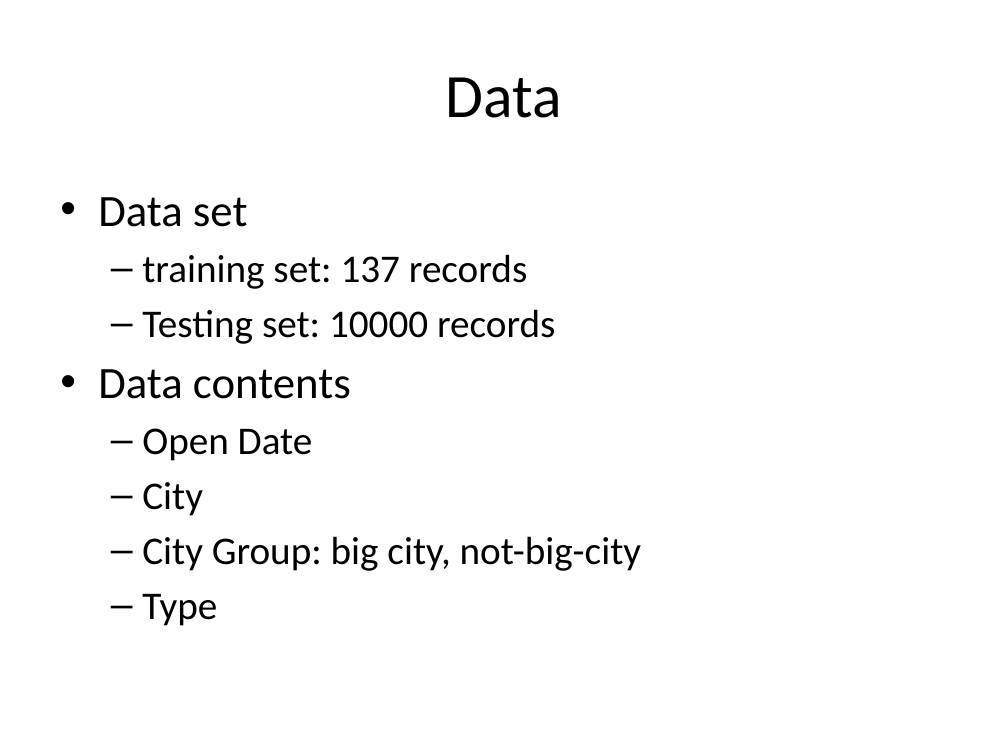
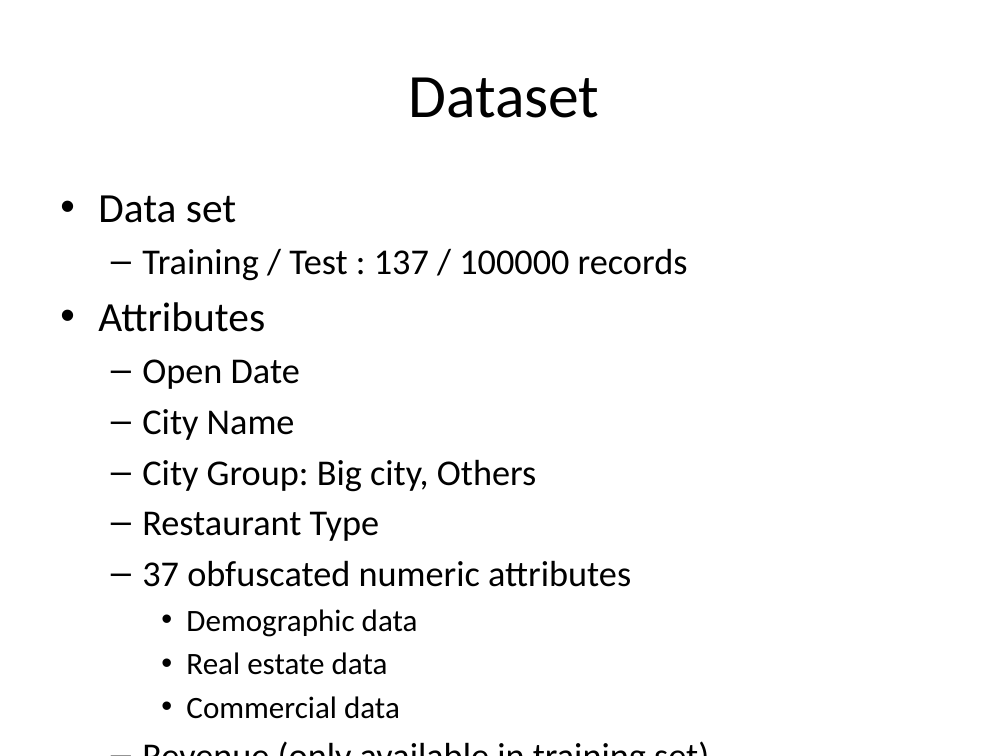
Before and after one commit to hxwang/revenue-prediction, a slide deck: slide 3 of doc/report/revenue-prediction.pptx. Drawn at 1008x756 pixels with LibreOffice and Linux fonts; fonts in the diff are those of the drawing. Boxes give left, top, right and bottom in pixels: in the first picture for what was removed or moved away, otherwise in the second. Text is boxed around its words. In the diff, an @@ line names an element or a change of style, - is before the commit and + after.

```diff
--- a/doc/report/revenue-prediction.pptx
+++ b/doc/report/revenue-prediction.pptx
@@ title at bbox=[408, 77, 599, 118]: text changed @@
-Data
+Dataset
@@ text at bbox=[98, 195, 300, 389]: size 32 to 29.6 pt in "Data set"; size 28 to 25.9 pt in "Open Date" @@
@@ text at bbox=[98, 248, 688, 332]: text changed; size 28 to 25.9 pt @@
-  – training set: 137 records
-  – Testing set: 10000 records
-• Data contents
+  – Training / Test : 137 / 100000 records
+• Attributes
@@ text at bbox=[142, 409, 631, 719]: text changed; size 28 to 25.9 pt @@
-  – City
-  – City Group: big city, not-big-city
-  – Type
+  – City Name
+  – City Group: Big city, Others
+  – Restaurant Type
+  – 37 obfuscated numeric attributes
+    • Demographic data
+    • Real estate data
+    • Commercial data
+  – Revenue (only available in training set)
```
Also in this commit, not shown: 2 other slides changed, 7 slides added, 3 slides removed, 9 other files.
